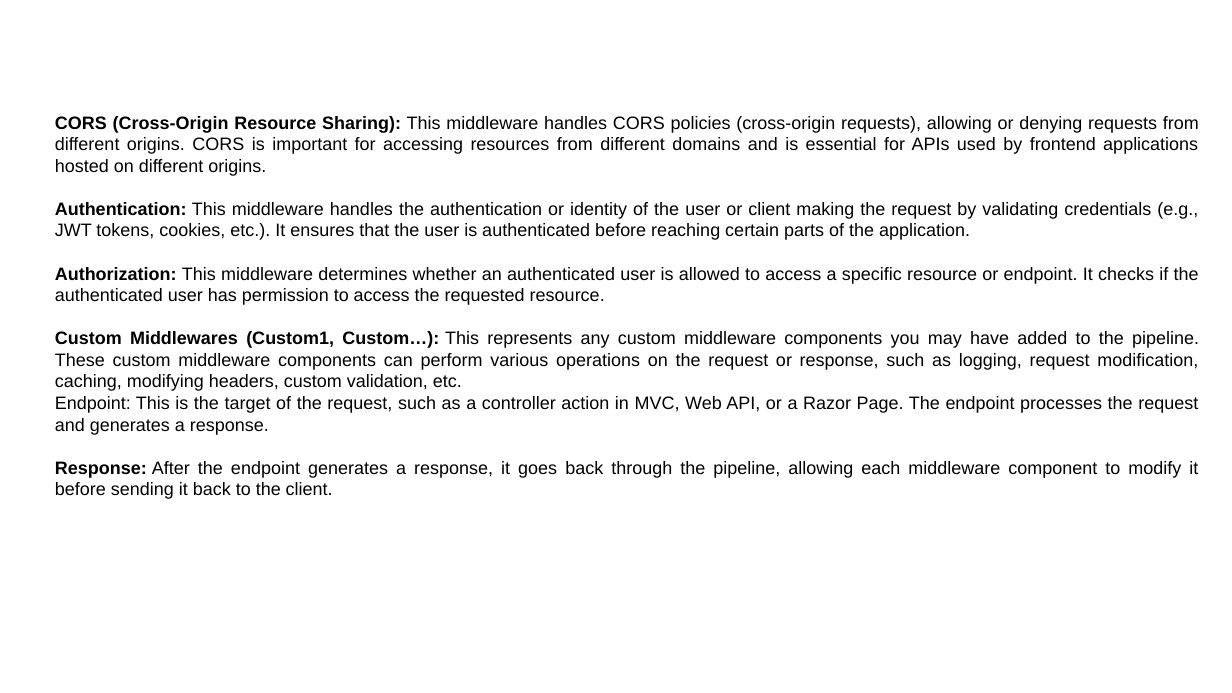
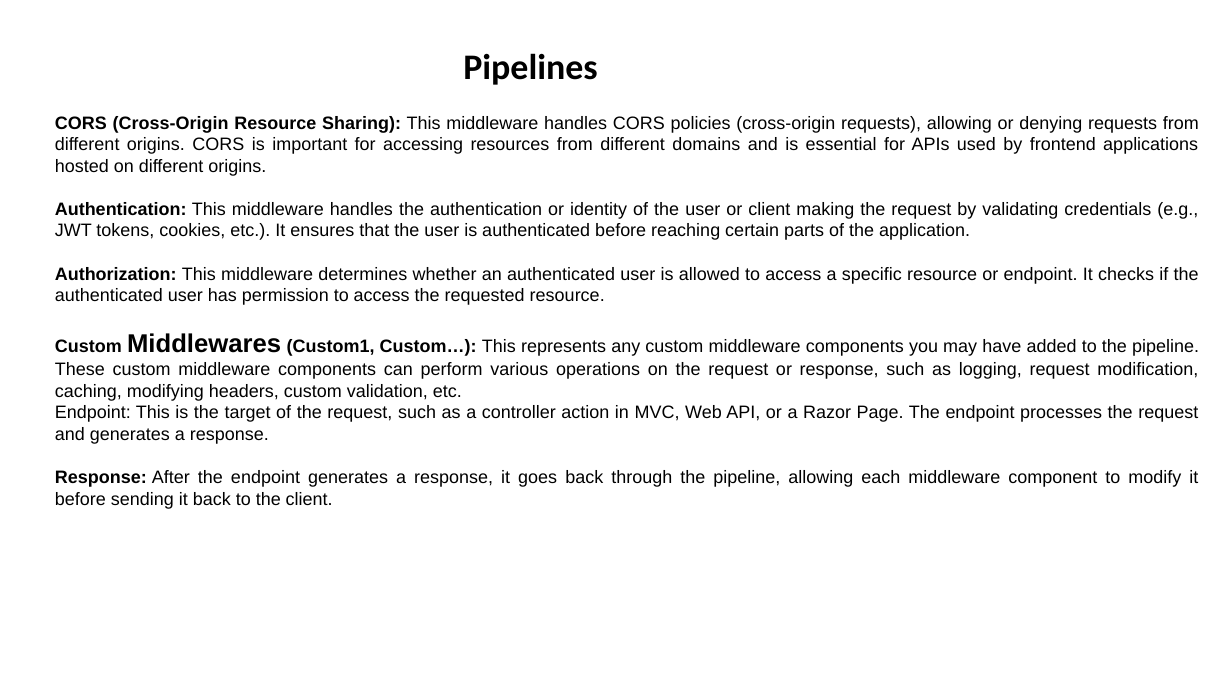
Before and after one commit to NareshESSPL/DotNetTraining, a slide deck: slide 22 of Documents/MVC.pptm (slide 21 before the commit). Drawn at 1232x693 pixels with LibreOffice and Linux fonts; fonts in the diff are those of the drawing. Boxes give left, top, right and bottom in pixels: in the first picture for what was removed or moved away, otherwise in the second. Text is boxed around its words. In the diff, an @@ line names an element or a change of style, - is before the commit and + after.

```diff
--- a/Documents/MVC.pptm
+++ b/Documents/MVC.pptm
@@ text added at (463,53,597,85), 28 pt, text #000000, bold @@
+Pipelines
@@ text at (55,333,1199,401): size 14 to 20 pt in "Middlewares" @@
```
Also in this commit, not shown: 4 other slides changed, 3 slides added, 2 slides removed, 33 other files.
